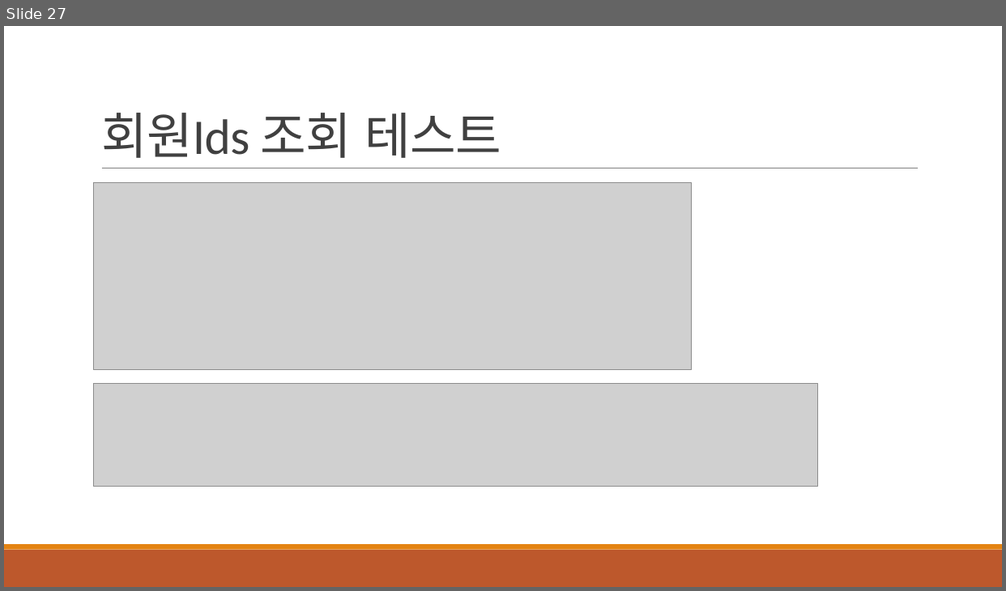
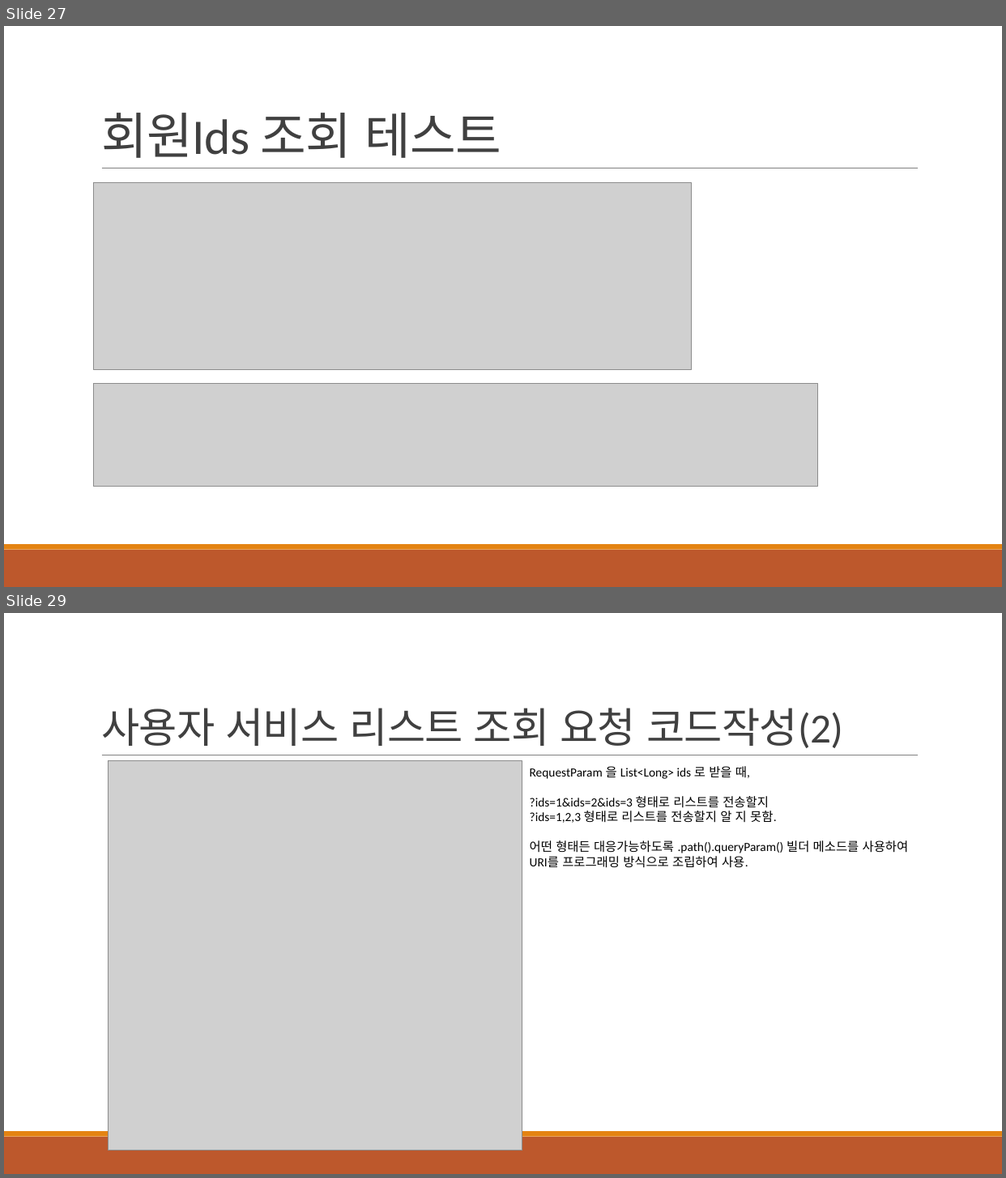
Before and after one commit to khb3025/study-msa, a slide deck: msa-ppt/3.데이터 조회 API 구현.pptx. Shown one above the other, each under a label of ours: slide 27 before the commit, slides 27 and 29 after it; the slides between them are not shown. The pictures are 1006x591 and 1006x1178 pixels, drawn with LibreOffice and Linux fonts; fonts in the diff are those of the drawing; grey boxes stand for pictures. Boxes give left, top, right and bottom in pixels: in the first picture for what was removed or moved away, otherwise in the second. Text is boxed around its words. In the diff, an @@ line names an element or a change of style, - is before the commit and + after.

Commit message:
feat : 게시판 목록 조회 API 작성

```diff
--- a/msa-ppt/3.데이터 조회 API 구현.pptx
+++ b/msa-ppt/3.데이터 조회 API 구현.pptx
@@ slide 29 added at [4,613,1002,1174], background #FFFFFF; not listed: 3 template elements that a slide beside it also shows @@
@@ title added at [101,708,843,748], 40 pt, text #404040 @@
+사용자 서비스 리스트 조회 요청 코드작성(2)
@@ picture added at [108,760,522,1151] @@
@@ text added at [530,766,909,868], 12 pt, text #000000 @@
+RequestParam 을 List<Long> ids 로 받을 때,
+?ids=1&ids=2&ids=3 형태로 리스트를 전송할지
+?ids=1,2,3 형태로 리스트를 전송할지 알 지 못함.
+어떤 형태든 대응가능하도록 .path().queryParam() 빌더 메소드를 사용하여
+URI를 프로그래밍 방식으로 조립하여 사용.
```
Also in this commit, not shown: 4 other slides added, 4 other files.
